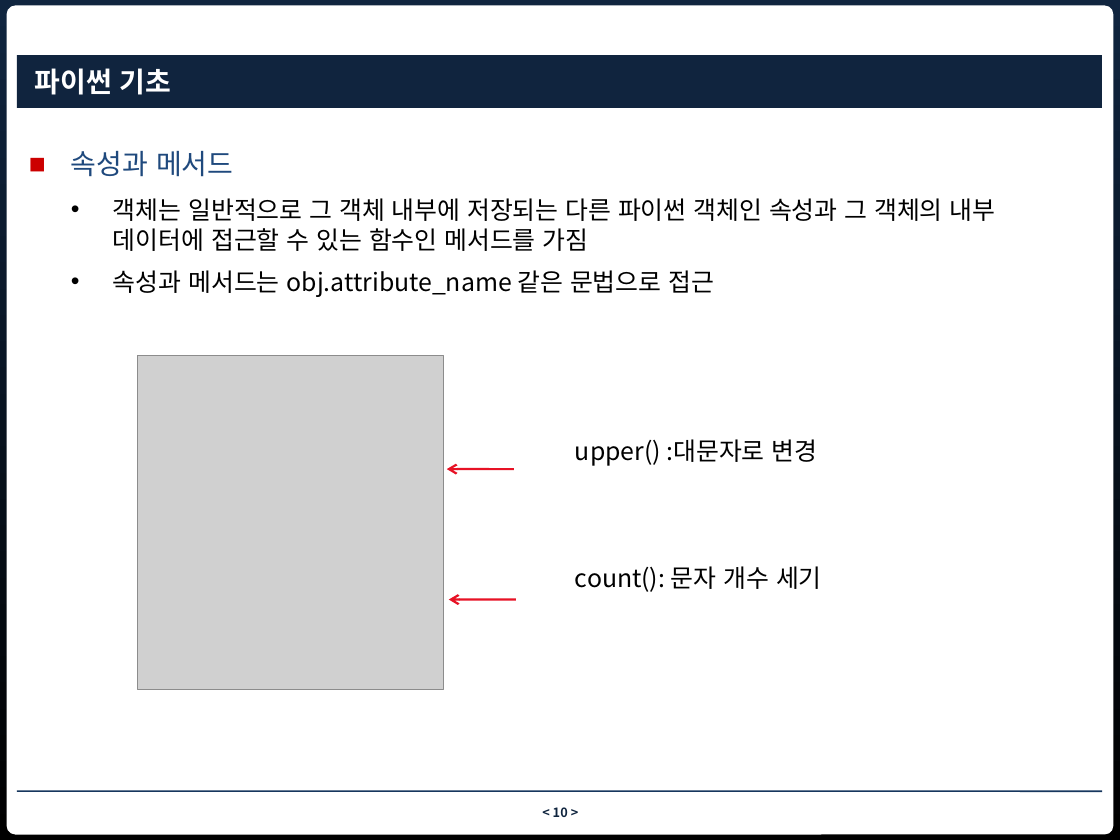
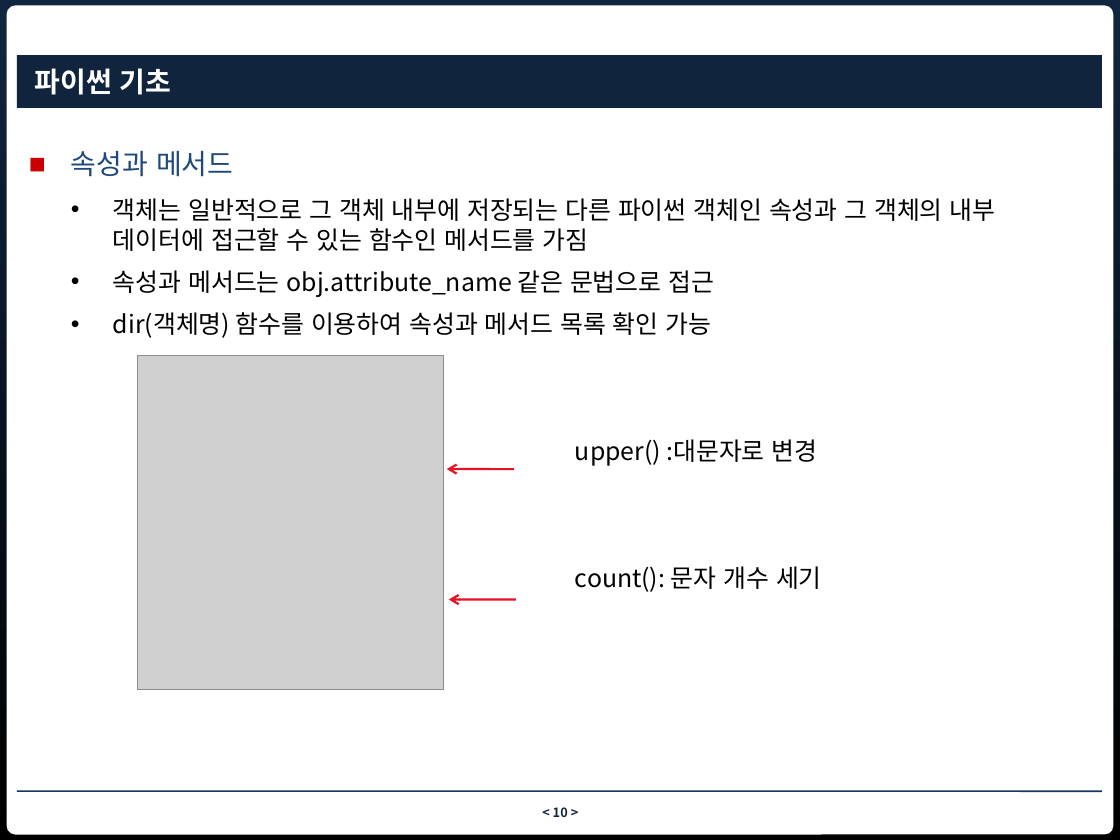
Before and after one commit to nhkim55/bigdata_fintech_python, a slide deck: slide 10 of ch1 basic.pptx. Drawn at 1120x840 pixels with LibreOffice and Linux fonts; fonts in the diff are those of the drawing; grey boxes stand for pictures; background and template pictures are left out. Boxes give left, top, right and bottom in pixels: in the first picture for what was removed or moved away, otherwise in the second. Text is boxed around its words. In the diff, an @@ line names an element or a change of style, - is before the commit and + after.

```diff
--- a/ch1 basic.pptx
+++ b/ch1 basic.pptx
@@ text at (x1=113, y1=312, x2=711, y2=338): paragraph added @@
+  • dir(객체명) 함수를 이용하여 속성과 메서드 목록 확인 가능
```
Also in this commit, not shown: 1 other slide changed.
